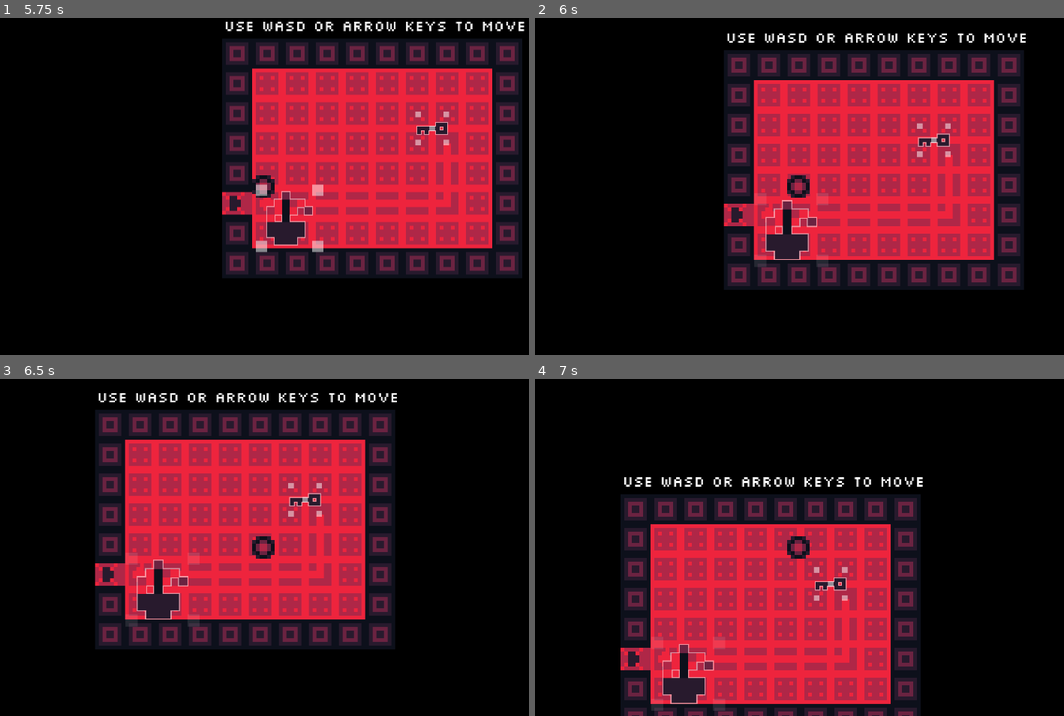
Above: before the commit, frames 1-4 (two rows, left to right).
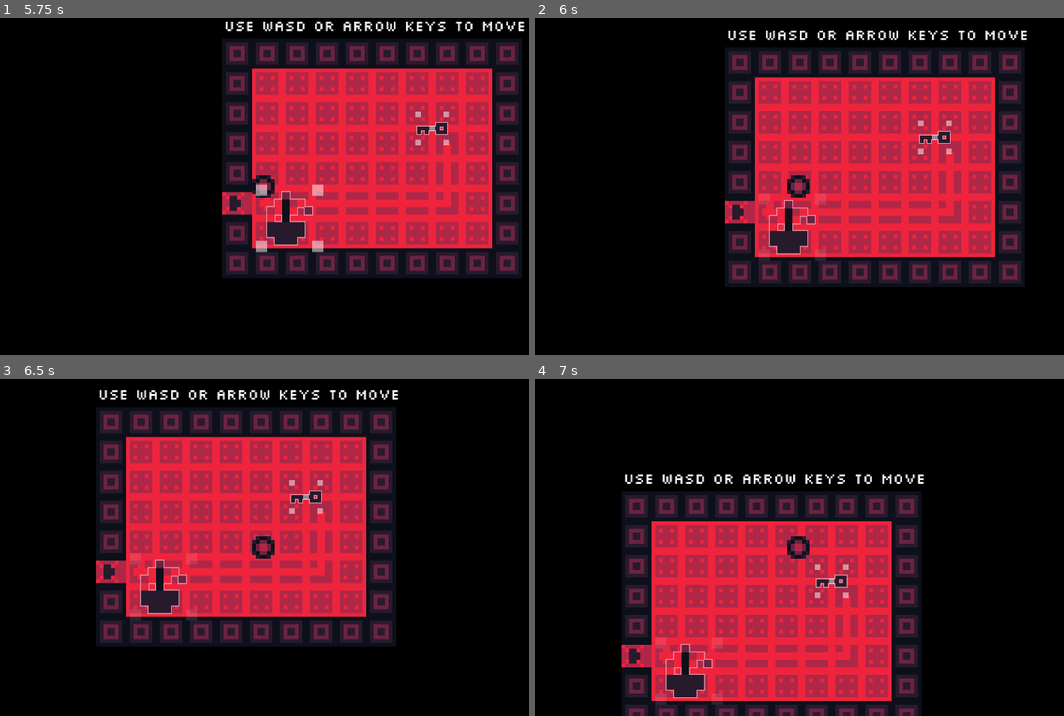
Above: after the commit, the same moments.

Repository: GriffinBaxter/Scaled-To-Nothing
Game: Godot game, scene res://Scenes/main.tscn
Two runs of this game, one before a commit and one after it. Both use one fixed random seed, a clock stepped at 60 frames per second and the inputs below.
Inputs (mouse positions are in pixels of both pictures, inside the frame that each line leads up to):
- Up to frame 1 (5.75 s): tap Enter at 0.5, 5 s; move the mouse to (322, 156) at 0.52 s; press the mouse at (322, 156) at 0.53 s; hold D (right) 0.53-1.28 s; move the mouse to (74, 247) at 1.27 s; release the mouse at (74, 247) at 1.28 s; hold S (down) 1.28-2.03 s; click (74, 247) at 1.35 s; tap Space at 2 s; move the mouse to (322, 112) at 2.02 s; press the mouse at (322, 112) at 2.03 s; hold D (right) 2.03-2.78 s; move the mouse to (232, 253) at 2.77 s; release the mouse at (232, 253) at 2.78 s; hold W (up) 2.78-3.53 s; click (232, 253) at 2.85 s; move the mouse to (444, 237) at 3.52 s; press the mouse at (444, 237) at 3.53 s; hold A (left) 3.53-5.03 s; move the mouse to (84, 135) at 4.27 s; release the mouse at (84, 135) at 4.28 s; click (84, 135) at 4.35 s; move the mouse to (290, 186) at 5.02 s; press the mouse at (290, 186) at 5.03 s; hold S (down) from 5.03 s (still down)
- Up to frame 2 (6 s): move the mouse to (709, 102) at 5.77 s; release S (down) at 5.78 s; release the mouse at (709, 102) at 5.78 s; hold D (right) from 5.78 s (still down); click (709, 102) at 5.85 s
- Up to frame 3 (6.5 s): keep holding D (right)
- Up to frame 4 (7 s): move the mouse to (931, 530) at 6.52 s; release D (right) at 6.53 s; press the mouse at (931, 530) at 6.53 s; hold W (up) from 6.53 s (still down)

Frame 1 is identical in both runs. In frame 2, 16% of the frame differs, in the area x 35-94%, y 3-81%; in frame 3, 15%; in frame 4, 15%.

Commit message:
Improve scaling usability by moving the operation to _process

Diff:
--- a/Scripts/object_scaling.gd
+++ b/Scripts/object_scaling.gd
@@ -14,6 +14,7 @@
 var mouse_entered_object = false
 var original_scale = Vector2(1, 1)
 var selected_corner: CornerPos = CornerPos.NONE
+var current_scale_amount = 0
 
 
 func _ready() -> void:
@@ -72,8 +73,8 @@
 
 		# middle
 		if (
-			can_position and
-			-CORNER_SELECT_OFFSET <= (global_mouse_position - global_position).x
+			can_position
+			and -CORNER_SELECT_OFFSET <= (global_mouse_position - global_position).x
 			and (global_mouse_position - global_position).x <= CORNER_SELECT_OFFSET
 			and -CORNER_SELECT_OFFSET <= (global_mouse_position - global_position).y
 			and (global_mouse_position - global_position).y <= CORNER_SELECT_OFFSET
@@ -86,7 +87,7 @@
 			and (global_mouse_position - global_position).y < -CORNER_SELECT_OFFSET
 		):
 			update_corner(CornerPos.TOP_LEFT)
-			scale_amount *= -event.relative.x - event.relative.y
+			current_scale_amount = scale_amount * (-event.relative.x - event.relative.y)
 
 		# top right
 		elif (
@@ -94,7 +95,7 @@
 			and (global_mouse_position - global_position).y < -CORNER_SELECT_OFFSET
 		):
 			update_corner(CornerPos.TOP_RIGHT)
-			scale_amount *= event.relative.x - event.relative.y
+			current_scale_amount = scale_amount * (event.relative.x - event.relative.y)
 
 		# bottom left
 		elif (
@@ -102,7 +103,7 @@
 			and (global_mouse_position - global_position).y > CORNER_SELECT_OFFSET
 		):
 			update_corner(CornerPos.BOTTOM_LEFT)
-			scale_amount *= -event.relative.x + event.relative.y
+			current_scale_amount = scale_amount * (-event.relative.x + event.relative.y)
 
 		# bottom right
 		elif (
@@ -110,22 +111,25 @@
 			and (global_mouse_position - global_position).y > CORNER_SELECT_OFFSET
 		):
 			update_corner(CornerPos.BOTTOM_RIGHT)
-			scale_amount *= event.relative.x + event.relative.y
+			current_scale_amount = scale_amount * (event.relative.x + event.relative.y)
 
 		else:
 			selected_corner = CornerPos.NONE
-			scale_amount *= 0
+			current_scale_amount = 0
 
-		if Input.is_action_pressed("left_mouse"):
-			var to_scale = Vector2(scale_amount, scale_amount)
-			if selected_corner == CornerPos.MIDDLE:
-				position = global_mouse_position
-			elif scale + to_scale > original_scale * max_scale:
-				scale = original_scale * max_scale
-			elif scale + to_scale < original_scale * min_scale:
-				scale = original_scale * min_scale
-			else:
-				scale += to_scale
+
+func _process(_delta: float) -> void:
+	if mouse_entered_object and Input.is_action_pressed("left_mouse"):
+		var global_mouse_position = get_global_mouse_position()
+		var to_scale = Vector2(current_scale_amount, current_scale_amount)
+		if selected_corner == CornerPos.MIDDLE:
+			position = global_mouse_position
+		elif scale + to_scale > original_scale * max_scale:
+			scale = original_scale * max_scale
+		elif scale + to_scale < original_scale * min_scale:
+			scale = original_scale * min_scale
+		else:
+			scale += to_scale
 
 
 func update_corner(corner: CornerPos) -> void:
